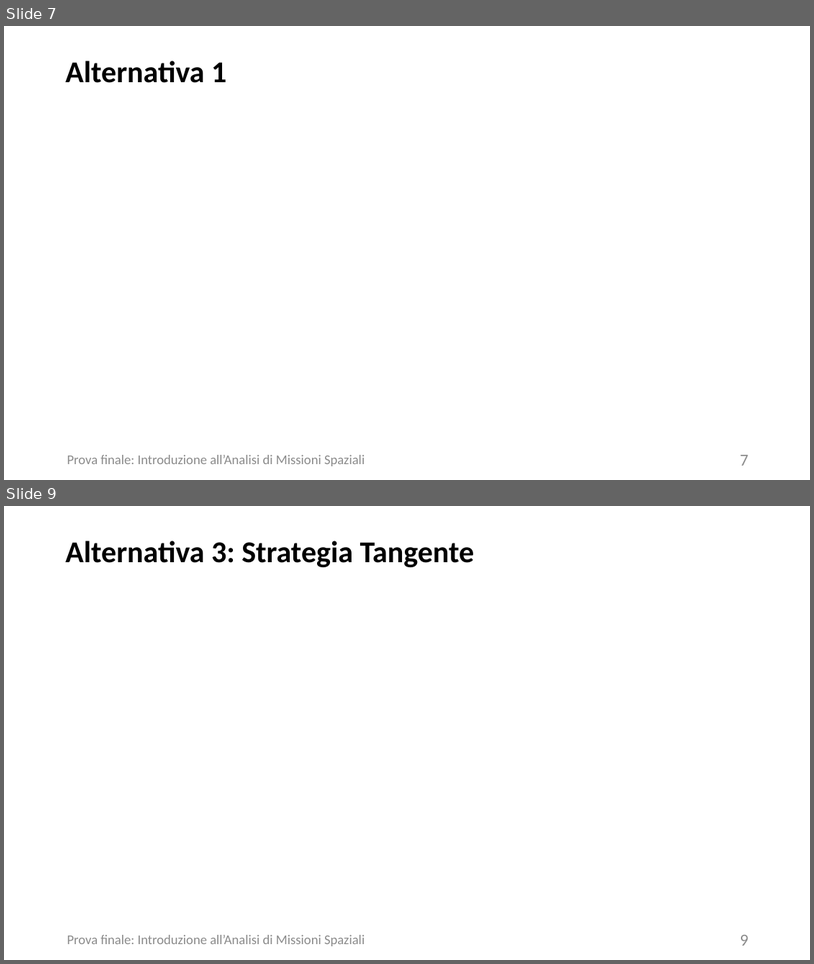
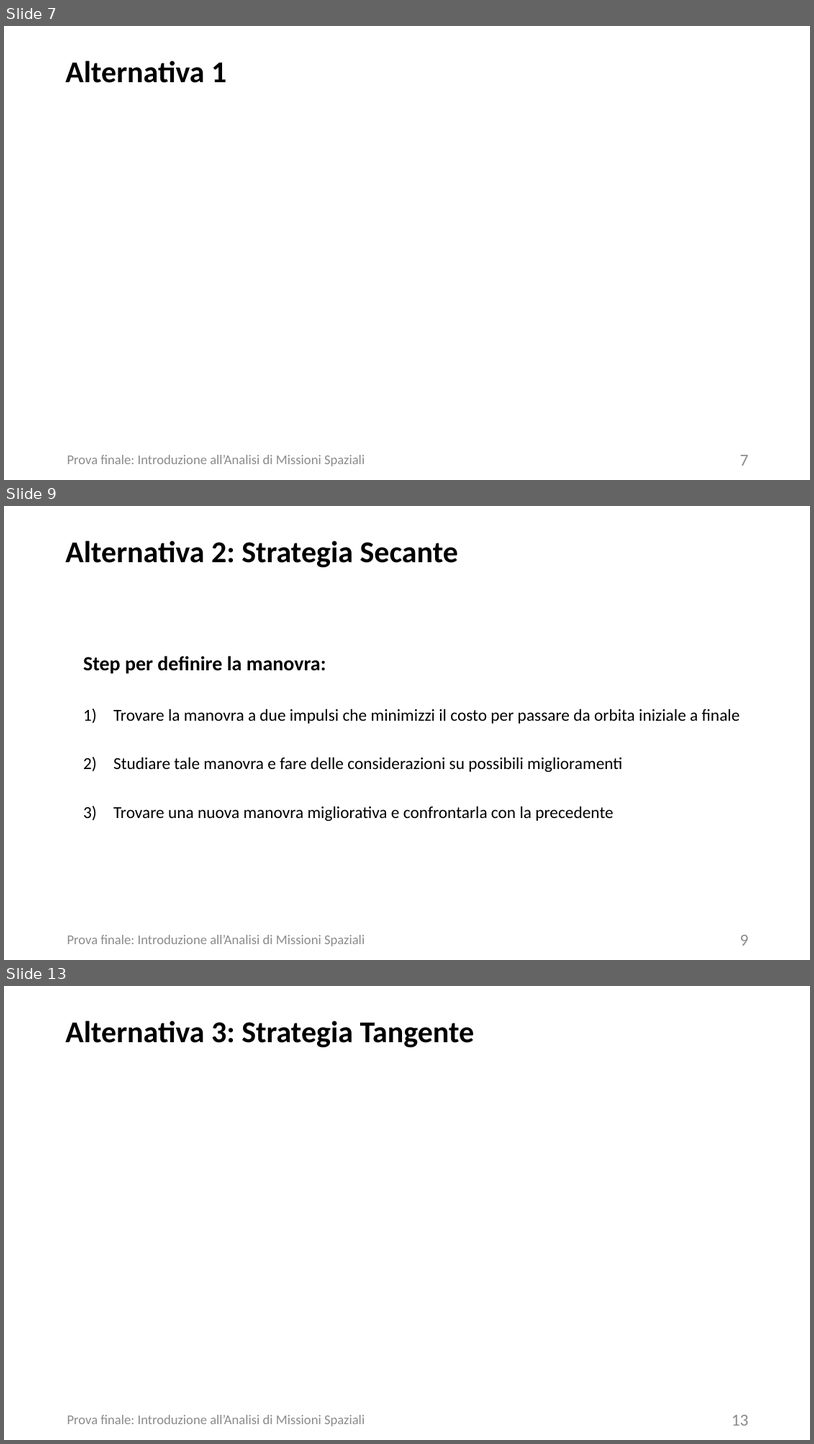
Before and after one commit to turcualexd/IAMS-progetto, a slide deck: Modelli relazione/Power C13.pptx. Shown one above the other, each under a label of ours: slides 7 and 9 before the commit, slides 7, 9 and 13 after it; the slides between them are not shown. The pictures are 814x964 and 814x1444 pixels, drawn with LibreOffice and Linux fonts; fonts in the diff are those of the drawing. Boxes give left, top, right and bottom in pixels: in the first picture for what was removed or moved away, otherwise in the second. Text is boxed around its words. In the diff, an @@ line names an element or a change of style, - is before the commit and + after.

```diff
--- a/Modelli relazione/Power C13.pptx
+++ b/Modelli relazione/Power C13.pptx
@@ slide 9 added at box(4, 506, 810, 960), background #FFFFFF @@
@@ title added at box(65, 541, 458, 567), 36 pt, text #000000, bold @@
+Alternativa 2: Strategia Secante
@@ text added at box(83, 656, 741, 821), 20 pt, text #000000 @@
+Step per definire la manovra:
+1) Trovare la manovra a due impulsi che minimizzi il costo per passare da orbita iniziale a finale
+2) Studiare tale manovra e fare delle considerazioni su possibili miglioramenti
+3) Trovare una nuova manovra migliorativa e confrontarla con la precedente
@@ text added at box(67, 934, 365, 946), 16 pt, text #8C8C8C @@
+Prova finale: Introduzione all’Analisi di Missioni Spaziali
@@ page number added at box(741, 934, 749, 945), 20 pt, text #8C8C8C @@
+9
@@ what was slide 9 is now slide 13 @@
@@ page number at box(732, 1414, 749, 1425): text changed @@
-9
+13
```
Also in this commit, not shown: 1 slide changed, 3 other slides added, 3 other files.
